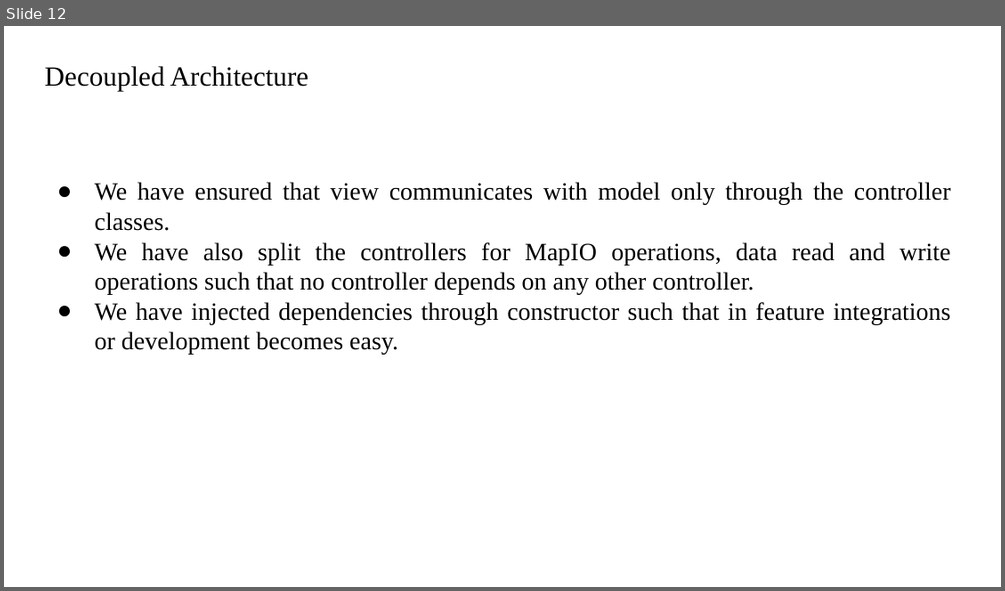
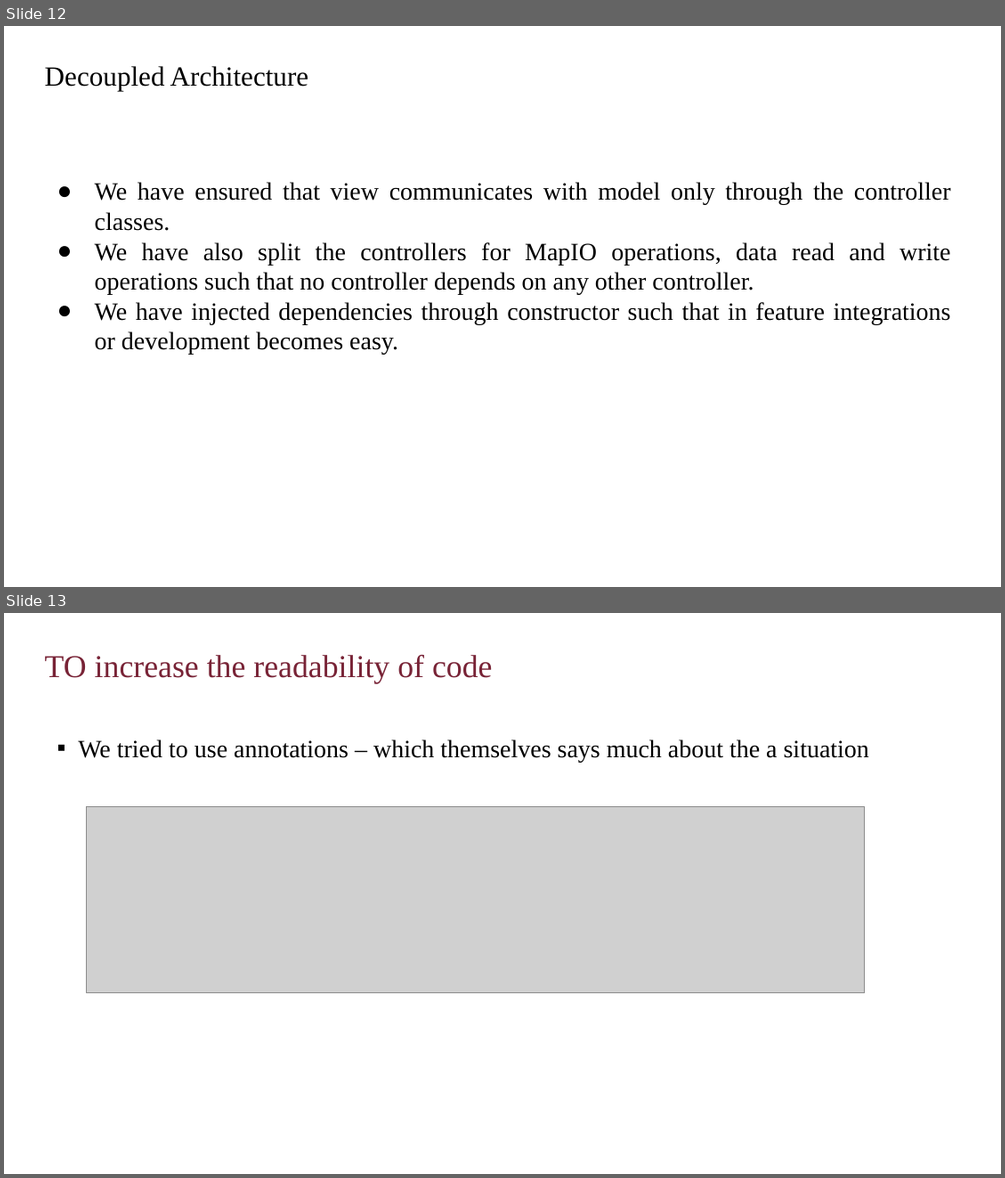
Before and after one commit to amir-zad-1/Java-Risk-Strategy-Game, a slide deck: soen6441/presentation/Build1 (1).pptx. Shown one above the other, each under a label of ours: slide 12 before the commit, slides 12 and 13 after it. The pictures are 1005x591 and 1005x1178 pixels, drawn with LibreOffice and Linux fonts; fonts in the diff are those of the drawing; grey boxes stand for pictures; background and template pictures are left out. Boxes give left, top, right and bottom in pixels: in the first picture for what was removed or moved away, otherwise in the second. Text is boxed around its words. In the diff, an @@ line names an element or a change of style, - is before the commit and + after.

Commit message:
Presentation finished

```diff
--- a/soen6441/presentation/Build1 (1).pptx
+++ b/soen6441/presentation/Build1 (1).pptx
@@ slide 13 added at [4, 613, 1001, 1174], background picture (left out) @@
@@ title added at [45, 655, 493, 683], 23 pt, text #782336 @@
+TO increase the readability of code
@@ text added at [78, 739, 869, 762], 18 pt, text #000000 @@
+▪ We tried to use annotations – which themselves says much about the a situation
@@ picture added at [87, 806, 865, 993] @@
```
Also in this commit, not shown: 2 other slides added, 1 other file.
